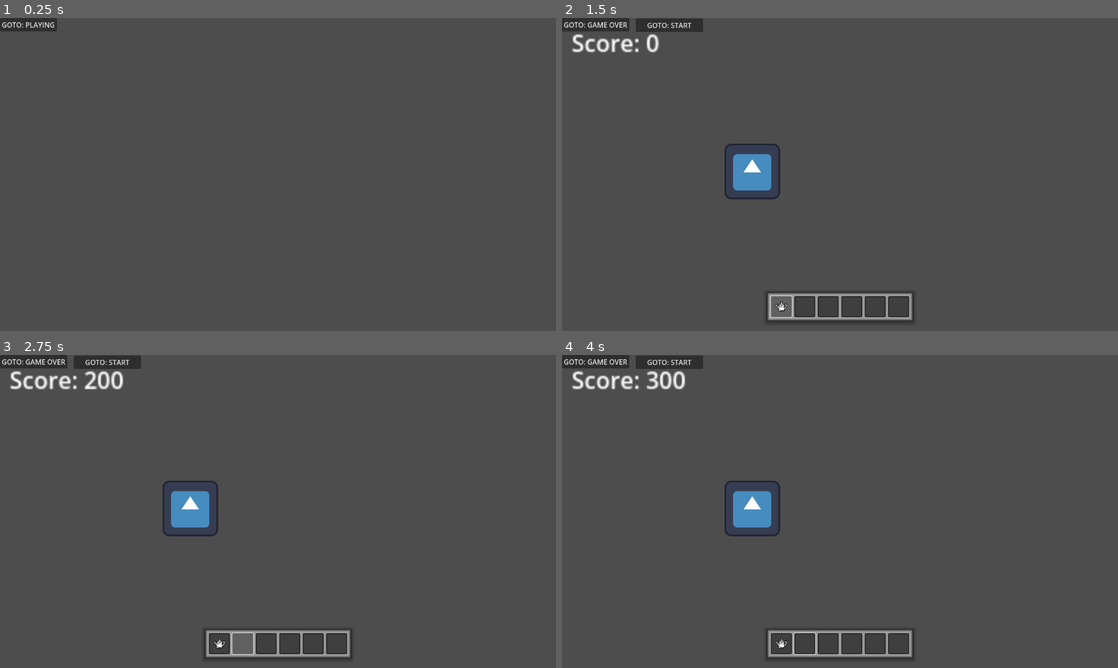
Above: before the commit, frames 1-4 (two rows, left to right).
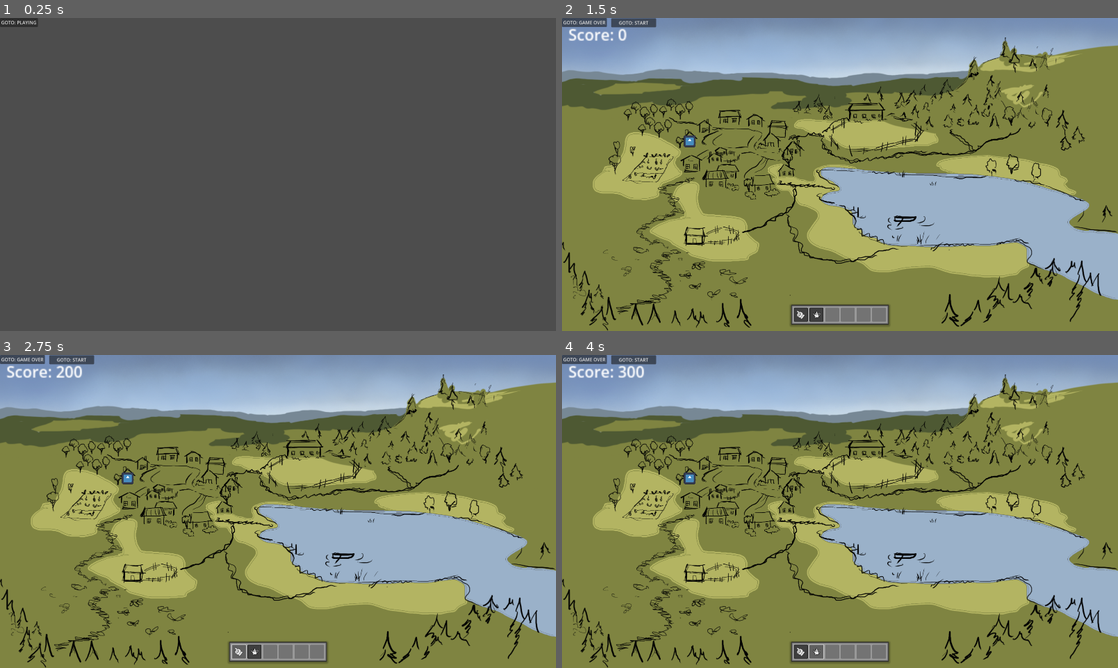
Above: after the commit, the same moments.

Repository: arget4me/cosyville
Game: Godot game, scene res://Scenes/main_scene.tscn
Two runs of this game, one before a commit and one after it. Both use one fixed random seed, a clock stepped at 60 frames per second and the inputs below. The engine's default icon, where the game draws it, is replaced by a stand-in: a white triangle on a blue panel in a dark square.
Inputs (mouse positions are in pixels of both pictures, inside the frame that each line leads up to):
- Up to frame 1 (0.25 s): no input
- Up to frame 2 (1.5 s): click "GOTO: PLAYING" at 0.5 s; click (778, 305) at 1.27 s
- Up to frame 3 (2.75 s): click (239, 652) at 2.02 s
- Up to frame 4 (4 s): click (806, 642) at 2.77 s; click (817, 652) at 3.52 s

The runs differ from the first frame. In frame 1, 0.3% of the frame differs, in the area x 0-11%, y 0-5%; in frame 2, 99%; in frame 3, 99%; in frame 4, 99%, in the area x 0-100%, y 0-100%.

Commit message:
Cursor states and aspect and fullscreen

Diff:
--- a/Scenes/Clicking/clickable.tscn
+++ b/Scenes/Clicking/clickable.tscn
@@ -12,3 +12,5 @@
 shape = SubResource("RectangleShape2D_gluah")
 
 [connection signal="input_event" from="." to="." method="_on_input_event"]
+[connection signal="mouse_entered" from="." to="." method="_on_mouse_entered"]
+[connection signal="mouse_exited" from="." to="." method="_on_mouse_exited"]
--- a/Scenes/UI/tool_bar_button.tscn
+++ b/Scenes/UI/tool_bar_button.tscn
@@ -1,7 +1,7 @@
 [gd_scene load_steps=3 format=3 uid="uid://qb8g6koi43q6"]
 
 [ext_resource type="Theme" uid="uid://das4u2lg25k8s" path="res://Themes/UI/ToolbarTheme.tres" id="1_8ncwx"]
-[ext_resource type="Texture2D" uid="uid://bigyrg80ted7u" path="res://art/WaterBucket.png" id="2_umjm1"]
+[ext_resource type="Texture2D" uid="uid://bigyrg80ted7u" path="res://art/cursors/WaterBucket.png" id="2_umjm1"]
 
 [node name="ToolBarButton" type="Button"]
 custom_minimum_size = Vector2(48, 48)
--- a/Scenes/UI/toolbar.tscn
+++ b/Scenes/UI/toolbar.tscn
@@ -1,7 +1,9 @@
-[gd_scene load_steps=3 format=3 uid="uid://cylkrwqd42mhu"]
+[gd_scene load_steps=5 format=3 uid="uid://cylkrwqd42mhu"]
 
 [ext_resource type="Theme" uid="uid://das4u2lg25k8s" path="res://Themes/UI/ToolbarTheme.tres" id="1_00n4h"]
+[ext_resource type="Script" path="res://Scripts/UI/toolbar.gd" id="2_8xlbv"]
 [ext_resource type="PackedScene" uid="uid://qb8g6koi43q6" path="res://Scenes/UI/tool_bar_button.tscn" id="2_iphwk"]
+[ext_resource type="Texture2D" uid="uid://s27mv41x26fs" path="res://art/cursors/PointingHand.png" id="3_eqb05"]
 
 [node name="Toolbar" type="PanelContainer"]
 anchors_preset = 8
@@ -16,31 +18,39 @@
 grow_horizontal = 2
 grow_vertical = 2
 theme = ExtResource("1_00n4h")
+script = ExtResource("2_8xlbv")
 
 [node name="HBoxContainer" type="HBoxContainer" parent="."]
 layout_mode = 2
 theme = ExtResource("1_00n4h")
 alignment = 1
 
-[node name="ToolBarButton" parent="HBoxContainer" instance=ExtResource("2_iphwk")]
+[node name="Pointer" parent="HBoxContainer" instance=ExtResource("2_iphwk")]
 layout_mode = 2
+icon = ExtResource("3_eqb05")
 
-[node name="ToolBarButton2" parent="HBoxContainer" instance=ExtResource("2_iphwk")]
+[node name="Waterbucket" parent="HBoxContainer" instance=ExtResource("2_iphwk")]
 layout_mode = 2
-icon = null
 
 [node name="ToolBarButton3" parent="HBoxContainer" instance=ExtResource("2_iphwk")]
 layout_mode = 2
+disabled = true
 icon = null
 
 [node name="ToolBarButton4" parent="HBoxContainer" instance=ExtResource("2_iphwk")]
 layout_mode = 2
+disabled = true
 icon = null
 
 [node name="ToolBarButton5" parent="HBoxContainer" instance=ExtResource("2_iphwk")]
 layout_mode = 2
+disabled = true
 icon = null
 
 [node name="ToolBarButton6" parent="HBoxContainer" instance=ExtResource("2_iphwk")]
 layout_mode = 2
+disabled = true
 icon = null
+
+[connection signal="pressed" from="HBoxContainer/Pointer" to="." method="_on_pointer_pressed"]
+[connection signal="pressed" from="HBoxContainer/Waterbucket" to="." method="_on_waterbucket_pressed"]
--- a/Scenes/cosy_village_clicking_example.tscn
+++ b/Scenes/cosy_village_clicking_example.tscn
@@ -1,13 +1,26 @@
-[gd_scene load_steps=3 format=3 uid="uid://biwreh4pxnlfm"]
+[gd_scene load_steps=5 format=3 uid="uid://biwreh4pxnlfm"]
 
+[ext_resource type="Texture2D" uid="uid://cr3o4hp2ichjw" path="res://art/world/sky.PNG" id="1_w4iek"]
 [ext_resource type="Texture2D" uid="uid://opqyabh6tg2e" path="res://icon.svg" id="2_1fpkn"]
+[ext_resource type="Texture2D" uid="uid://djqymd685tooo" path="res://art/world/background.PNG" id="2_n8v0u"]
 [ext_resource type="PackedScene" uid="uid://cbycy8bbyocpe" path="res://Scenes/Clicking/clickable.tscn" id="3_v8xti"]
 
 [node name="CosyVillage" type="Node2D"]
 
+[node name="Art" type="Node2D" parent="."]
+
+[node name="Sky" type="Sprite2D" parent="Art"]
+texture = ExtResource("1_w4iek")
+
+[node name="Background" type="Sprite2D" parent="Art"]
+texture = ExtResource("2_n8v0u")
+
 [node name="Village" type="Sprite2D" parent="."]
-position = Vector2(438, 353)
+position = Vector2(-519, -115)
+scale = Vector2(0.319999, 0.319999)
 texture = ExtResource("2_1fpkn")
 
 [node name="Clickable" parent="Village" instance=ExtResource("3_v8xti")]
 scale = Vector2(2.09422, 2.11328)
+
+[node name="Camera2D" type="Camera2D" parent="."]
--- a/Scripts/Clicking/clickable.gd
+++ b/Scripts/Clicking/clickable.gd
@@ -1,7 +1,10 @@
 extends Area2D
 
 signal on_clicked()
+signal on_display_clickable()
+
 @export var sfx_name : String = 'click'
+@export var pointer_state : MouseImageManager.CURSOR_STATE = MouseImageManager.CURSOR_STATE.POINTER
 
 func _ready() -> void:
 	if len(on_clicked.get_connections()) == 0:
@@ -10,7 +13,7 @@
 	on_clicked.connect(_on_clicked_play_sound)
 
 func _on_input_event(viewport: Node, event: InputEvent, shape_idx: int) -> void:
-	if event.is_action_pressed("click"):
+	if event.is_action_pressed("click") and pointer_state == MouseImageManager.current_state:
 		on_clicked.emit()
 
 func _on_add_score():
@@ -18,3 +21,9 @@
 
 func _on_clicked_play_sound():
 	SoundManager.play_sfx(sfx_name)
+
+func _on_mouse_entered() -> void:
+	MouseImageManager.set_interactable(pointer_state == MouseImageManager.current_state)
+
+func _on_mouse_exited() -> void:
+	MouseImageManager.set_interactable(false)
--- a/Scripts/Singletons/mouse_image_manager.gd
+++ b/Scripts/Singletons/mouse_image_manager.gd
@@ -1,10 +1,16 @@
 extends Node
 
-var pointer = load("res://art/PointingHand.png")
-var waterbucket = load("res://art/WaterBucket.png")
+var pointer = load("res://art/cursors/PointingHand.png")
+var waterbucket = load("res://art/cursors/WaterBucket.png")
+
+var pointer_hover = load("res://art/cursors/PointingHand_interactable.png")
+var waterbucket_hover = load("res://art/cursors/WaterBucket_interactable.png")
 
 enum CURSOR_STATE{POINTER, WATERBUCKET}
 var state_stack = []
+var current_state = CURSOR_STATE.POINTER
+
+var interactable : bool = false
 
 func _ready() -> void:
 	push_cursor(CURSOR_STATE.POINTER)
@@ -22,7 +28,12 @@
 		set_cursor(state_stack[len(state_stack) - 1])
 
 func set_cursor(state : CURSOR_STATE):
-	if state == CURSOR_STATE.POINTER:
-		Input.set_custom_mouse_cursor(pointer)
-	if state == CURSOR_STATE.WATERBUCKET:
-		Input.set_custom_mouse_cursor(waterbucket)
+	current_state = state
+	set_interactable(interactable)
+
+func set_interactable(value : bool):
+	interactable = value
+	if current_state == CURSOR_STATE.POINTER:
+		Input.set_custom_mouse_cursor(pointer_hover if interactable else pointer)
+	if current_state == CURSOR_STATE.WATERBUCKET:
+		Input.set_custom_mouse_cursor(waterbucket_hover if interactable else waterbucket)
--- /dev/null
+++ b/Scripts/UI/toolbar.gd
@@ -0,0 +1,8 @@
+extends PanelContainer
+
+
+func _on_pointer_pressed() -> void:
+	MouseImageManager.set_cursor(MouseImageManager.CURSOR_STATE.POINTER)
+
+func _on_waterbucket_pressed() -> void:
+	MouseImageManager.set_cursor(MouseImageManager.CURSOR_STATE.WATERBUCKET)
--- a/project.godot
+++ b/project.godot
@@ -26,9 +26,10 @@
 
 window/size/viewport_width=1920
 window/size/viewport_height=1080
+window/size/mode=4
 window/size/window_width_override=1280
 window/size/window_height_override=720
-window/stretch/aspect="keep_height"
+window/stretch/mode="viewport"
 
 [input]
 
Renamed: art/PointingHand.png -> art/cursors/PointingHand.png
Not shown, changed: art/cursors/PointingHand.png.import
Binary file added: art/cursors/PointingHand_interactable.png
Not shown, added: art/cursors/PointingHand_interactable.png.import
Renamed: art/WaterBucket.png -> art/cursors/WaterBucket.png
Not shown, added: art/cursors/WaterBucket.png.import
Binary file added: art/cursors/WaterBucket_interactable.png
Not shown, added: art/cursors/WaterBucket_interactable.png.import
Binary file added: art/world/background.PNG
Not shown, changed: art/world/background.PNG.import
Binary file added: art/world/sky.PNG
Not shown, added: art/world/sky.PNG.import
